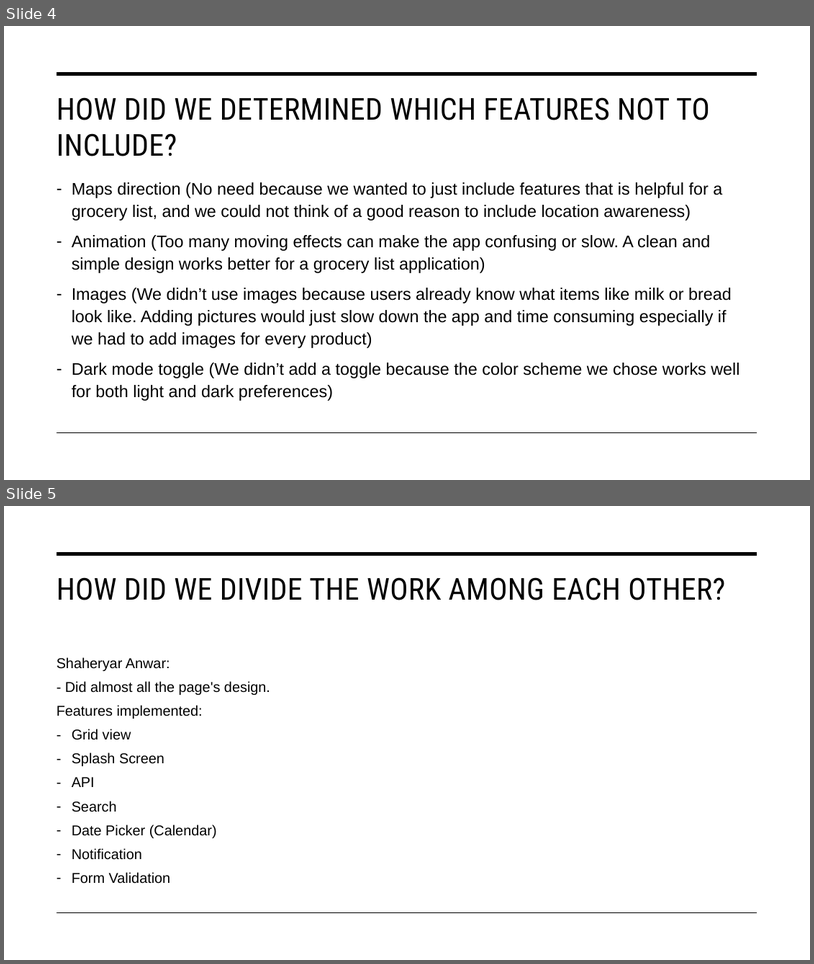
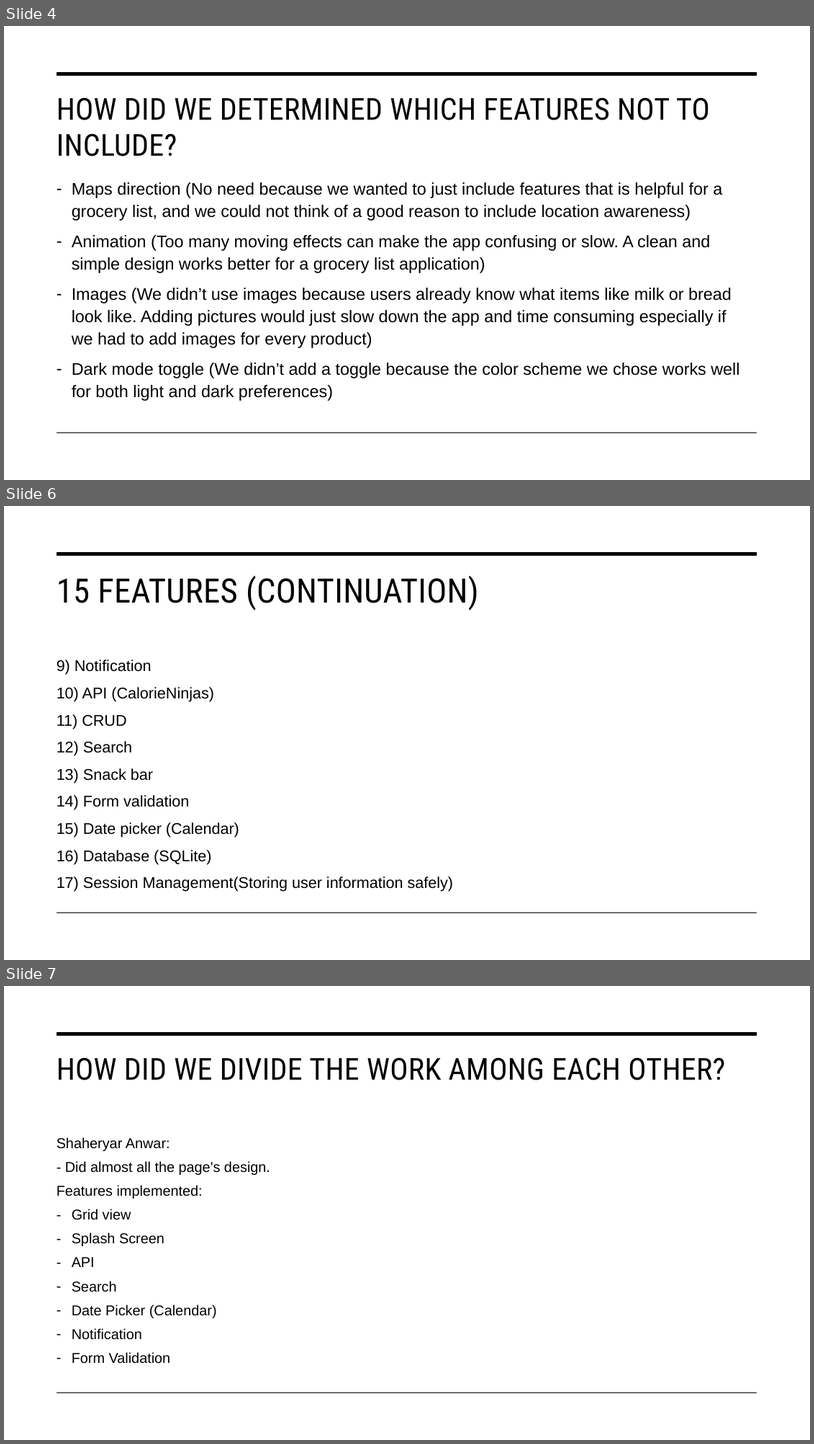
Before and after one commit to Shehryyy/AppDev2Project, a slide deck: Grocery List Final.pptx. Shown one above the other, each under a label of ours: slides 4 and 5 before the commit, slides 4, 6 and 7 after it; the slides between them are not shown. The pictures are 814x964 and 814x1444 pixels, drawn with LibreOffice and Linux fonts; fonts in the diff are those of the drawing. Boxes give left, top, right and bottom in pixels: in the first picture for what was removed or moved away, otherwise in the second. Text is boxed around its words. In the diff, an @@ line names an element or a change of style, - is before the commit and + after.

```diff
--- a/Grocery List Final.pptx
+++ b/Grocery List Final.pptx
@@ slide 6 added at box(4, 506, 810, 960), background #FFFFFF; not listed: 2 template elements that a slide beside it also shows @@
@@ title added at box(57, 576, 479, 610), 40 pt, text #000000 @@
+15 FEATURES (CONTINUATION)
@@ text added at box(57, 659, 454, 891), 18.5 pt, text #000000 @@
+9) Notification
+10) API (CalorieNinjas)
+11) CRUD
+12) Search
+13) Snack bar
+14) Form validation
+15) Date picker (Calendar)
+16) Database (SQLite)
+17) Session Management(Storing user information safely)
@@ what was slide 5 is now slide 7 @@
```
Also in this commit, not shown: 2 slides changed, 1 other slide added.
